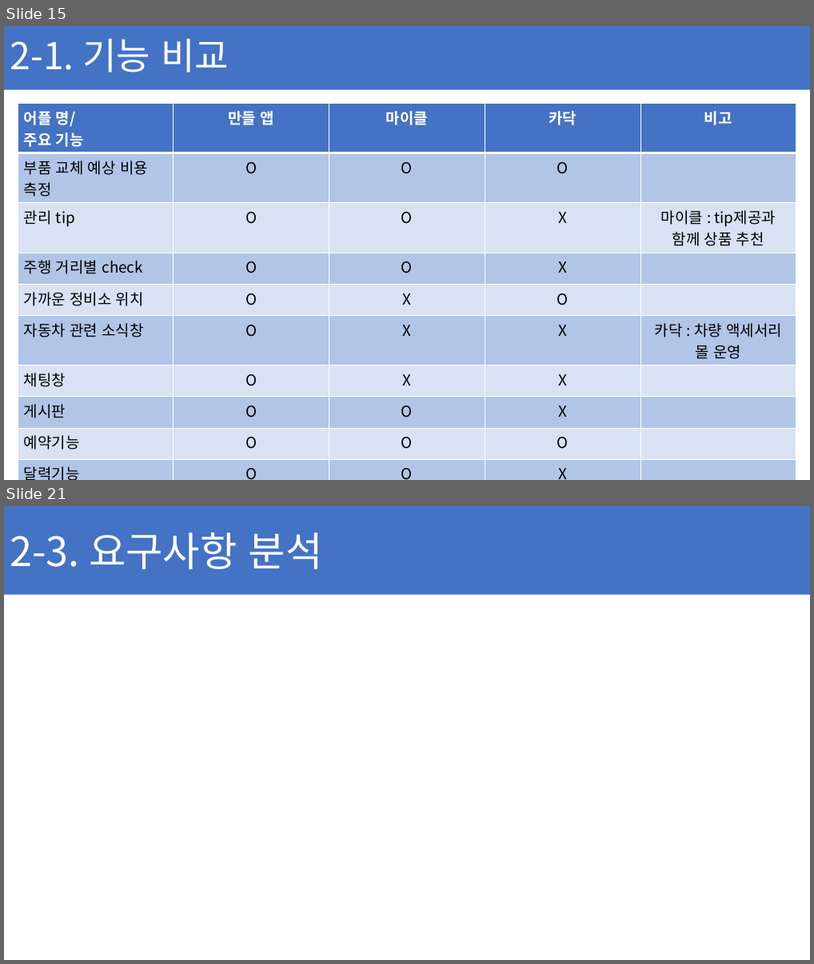
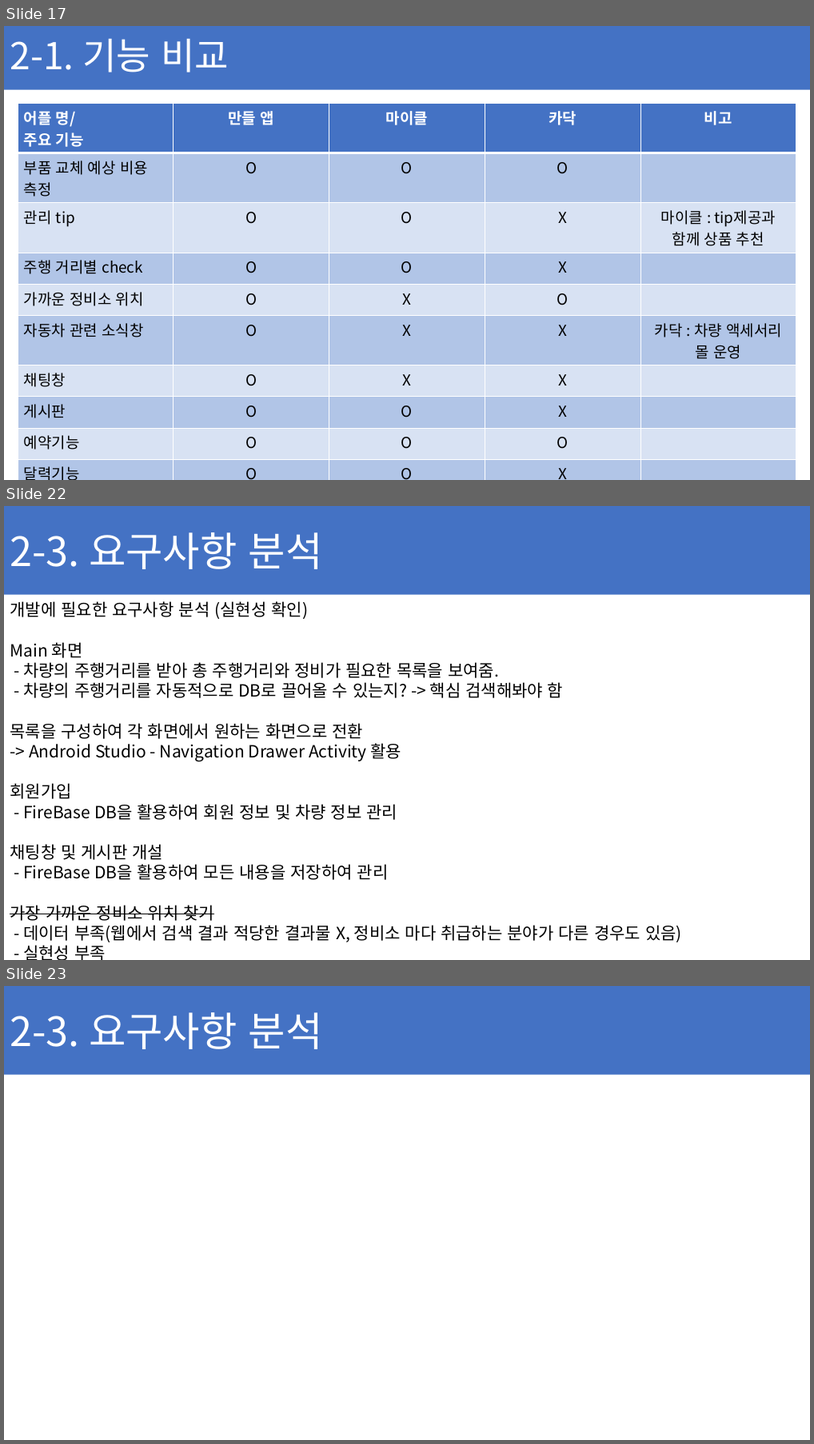
Before and after one commit to ChaeSung-Lee/DJ_InternShip, a slide deck: 2021_Summer/jp.hong/Project_BnC_jph.pptx. Shown one above the other, each under a label of ours: slides 15 and 21 before the commit, slides 17, 22 and 23 after it; the slides between them are not shown. The pictures are 814x964 and 814x1444 pixels, drawn with LibreOffice and Linux fonts; fonts in the diff are those of the drawing. Boxes give left, top, right and bottom in pixels: in the first picture for what was removed or moved away, otherwise in the second. Text is boxed around its words. In the diff, an @@ line names an element or a change of style, - is before the commit and + after.

```diff
--- a/2021_Summer/jp.hong/Project_BnC_jph.pptx
+++ b/2021_Summer/jp.hong/Project_BnC_jph.pptx
@@ slide 22 added at (x1=4, y1=506, x2=810, y2=960), background #FFFFFF @@
@@ rectangle added at (x1=4, y1=506, x2=810, y2=594), fill #4472C4, 48 pt, text #FFFFFF @@
+2-3. 요구사항 분석
@@ text added at (x1=10, y1=642, x2=682, y2=960), 20 pt, text #000000 @@
+개발에 필요한 요구사항 분석 (실현성 확인)
+Main 화면
+- 차량의 주행거리를 받아 총 주행거리와 정비가 필요한 목록을 보여줌.
+- 차량의 주행거리를 자동적으로 DB로 끌어올 수 있는지? -> 핵심 검색해봐야 함
+목록을 구성하여 각 화면에서 원하는 화면으로 전환
+-> Android Studio - Navigation Drawer Activity 활용
+회원가입
+- FireBase DB을 활용하여 회원 정보 및 차량 정보 관리
+채팅창 및 게시판 개설
+- FireBase DB을 활용하여 모든 내용을 저장하여 관리
+가장 가까운 정비소 위치 찾기
+- 데이터 부족(웹에서 검색 결과 적당한 결과물 X, 정비소 마다 취급하는 분야가 다른 경우도 있음)
+- 실현성 부족
@@ what was slide 15 is now slide 17 @@
@@ what was slide 21 is now slide 23 @@
```
Also in this commit, not shown: 12 slides changed, 2 other slides added, 1 slide removed.
